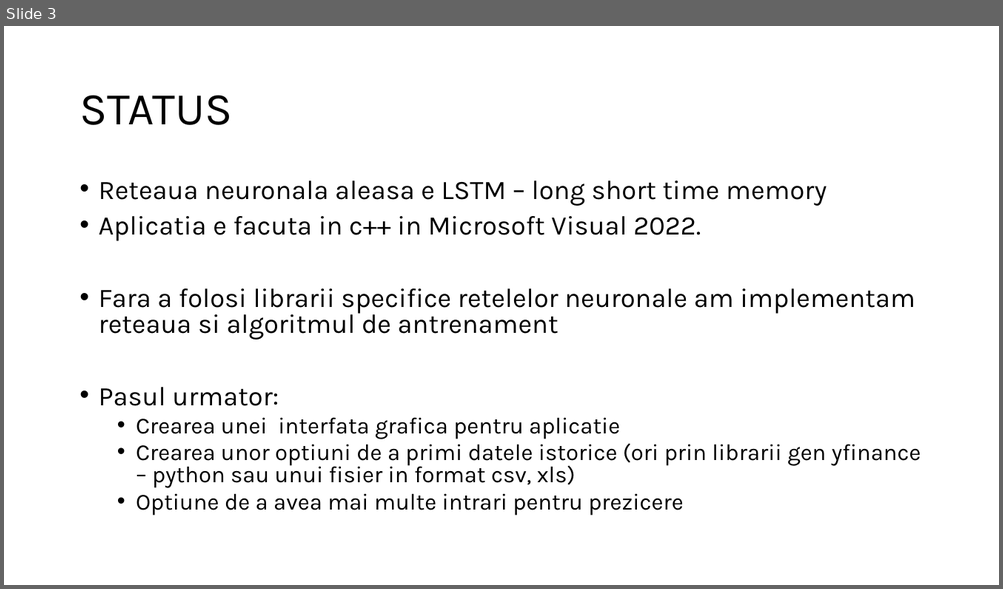
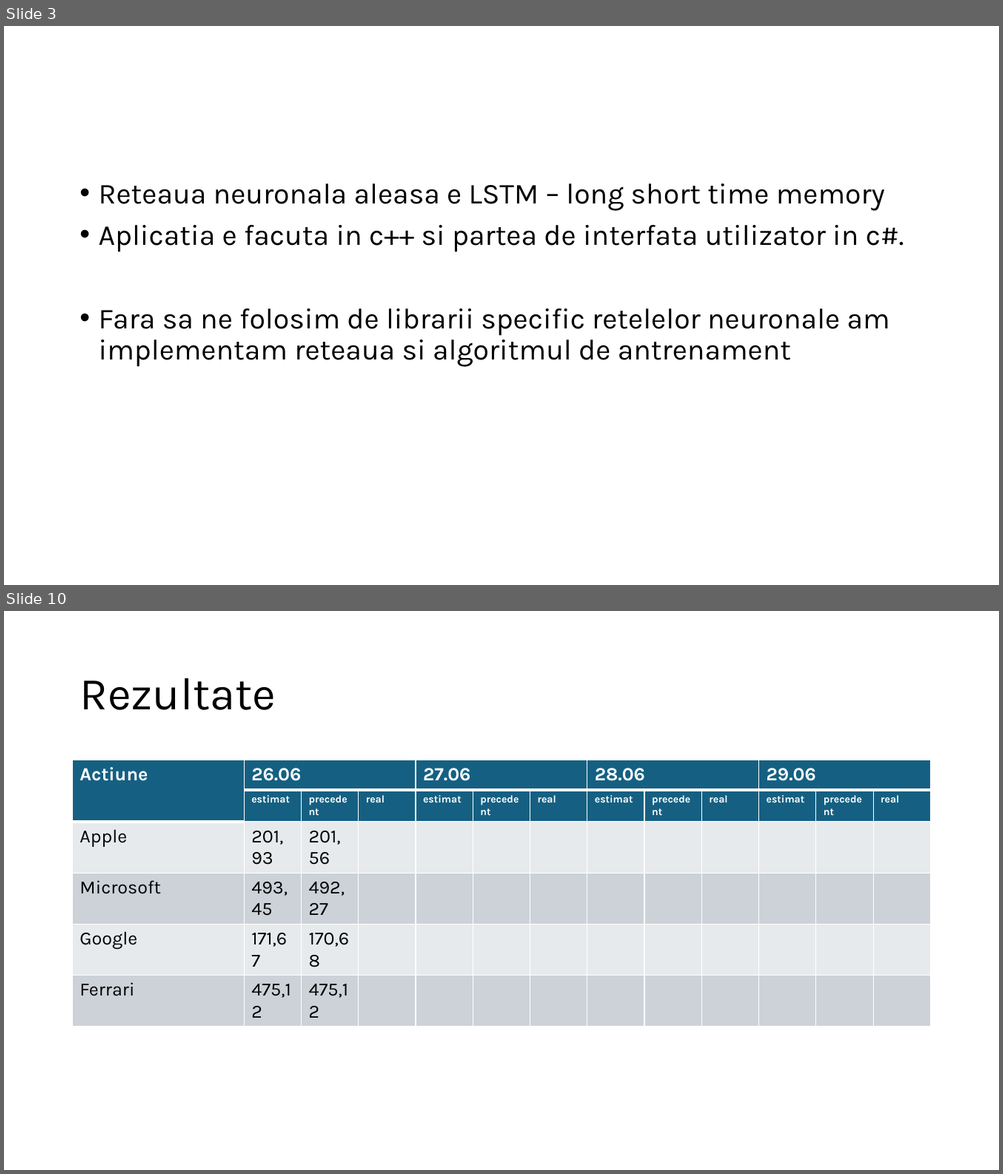
Before and after one commit to nasturas/LSTM, a slide deck: Doc/Prezicere pret actiuni.pptx. Shown one above the other, each under a label of ours: slide 3 before the commit, slides 3 and 10 after it; the slides between them are not shown. The pictures are 1003x589 and 1003x1174 pixels, drawn with LibreOffice and Linux fonts; fonts in the diff are those of the drawing. Boxes give left, top, right and bottom in pixels: in the first picture for what was removed or moved away, otherwise in the second. Text is boxed around its words. In the diff, an @@ line names an element or a change of style, - is before the commit and + after.

```diff
--- a/Doc/Prezicere pret actiuni.pptx
+++ b/Doc/Prezicere pret actiuni.pptx
@@ slide 10 added at [4,611,999,1170], background #FFFFFF @@
@@ title added at [79,678,276,710], 44 pt, text #000000 @@
+Rezultate
@@ table added at [73,760,933,1032], 6 rows, 13 columns @@
+Actiune | 26.06 |  |  | 27.06 |  |  | 28.06 |  |  | 29.06 |  | 
+ | estimat | precedent | real | estimat | precedent | real | estimat | precedent | real | estimat | precedent | real
+Apple | 201,93 | 201,56 |  |  |  |  |  |  |  |  |  | 
+Microsoft | 493,45 | 492,27 |  |  |  |  |  |  |  |  |  | 
+Google | 171,67 | 170,68 |  |  |  |  |  |  |  |  |  | 
+Ferrari | 475,12 | 475,12 |  |  |  |  |  |  |  |  |  | 
@@ slide 3 changed as well @@
@@ title removed at [79,95,233,125] @@
-STATUS
@@ text at [99,184,885,211]: size 25.9 to 28 pt in "Reteaua neuronala aleasa e LSTM – long ..."; line spacing 0.8 to 0.9 @@
@@ text at [99,225,904,367]: text changed; size 22.2 to 28 pt @@
-• Aplicatia e facuta in c++ in Microsoft Visual 2022.
-• Fara a folosi librarii specifice retelelor neuronale am implementam reteaua si algoritmul de antrenament
-• Pasul urmator:
-  • Crearea unei interfata grafica pentru aplicatie
-  • Crearea unor optiuni de a primi datele istorice (ori prin librarii gen yfinance – python sau unui fisier in format csv, xls)
-  • Optiune de a avea mai multe intrari pentru prezicere
+• Aplicatia e facuta in c++ si partea de interfata utilizator in c#.
+• Fara sa ne folosim de librarii specific retelelor neuronale am implementam reteaua si algoritmul de antrenament
```
Also in this commit, not shown: 3 other slides changed, 5 other slides added, 3 slides removed.
